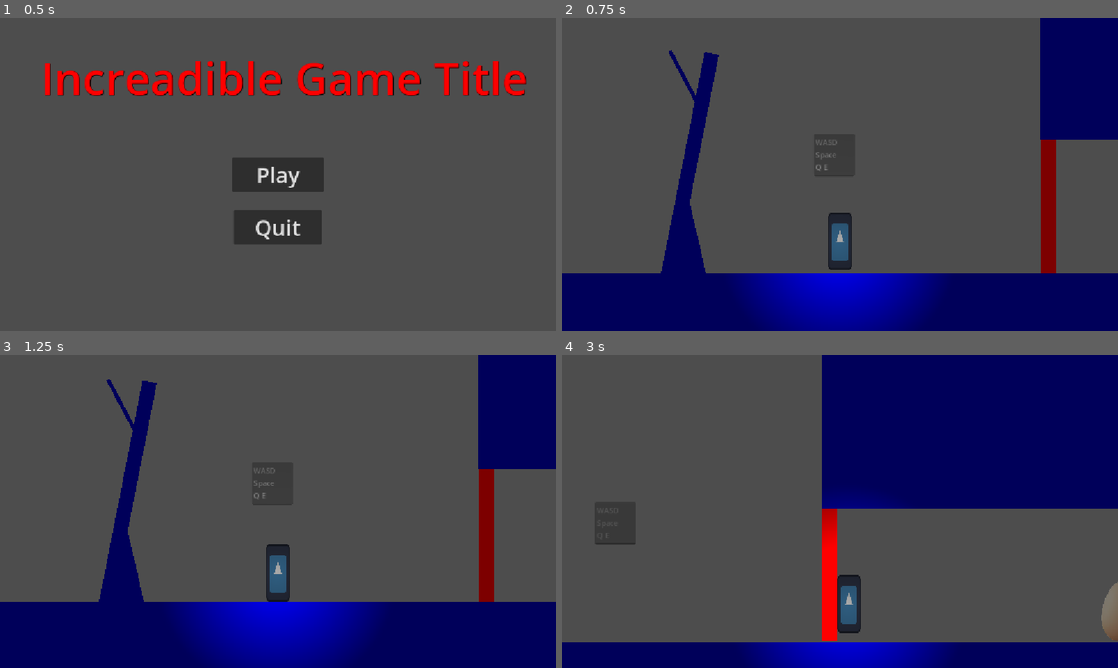
Above: before the commit, frames 1-4 (two rows, left to right).
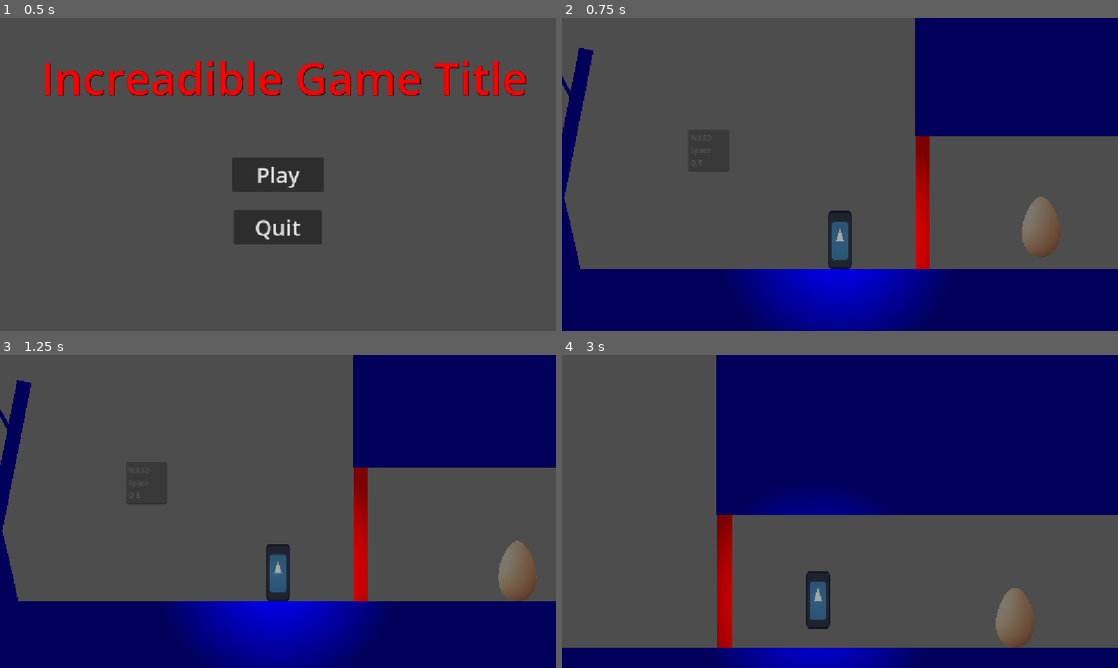
Above: after the commit, the same moments.

Repository: Triopking/Beat-Them-Up
Game: Godot game, scene res://Scenes/menu.tscn
The game is run twice, just before and just after one commit, with the same random seed, the same clock (stepped at 60 frames per second) and the same inputs. The engine's default icon, where the game draws it, is replaced by a stand-in: a white triangle on a blue panel in a dark square.
Inputs:
- Up to frame 1 (0.5 s): no input
- Up to frame 2 (0.75 s): click "Play" at 0.5 s
- Up to frame 3 (1.25 s): no input
- Up to frame 4 (3 s): hold Q (AttackL) 1.28-2.03 s; hold D (Right) 1.28-2.78 s; tap Space (Jump) at 1.52, 2.27 s; tap E (AttackR) at 2.1 s; hold Left (Left) from 2.78 s (still down); hold Shift (Sprint) from 2.78 s (still down)

Frame 1 is identical in both runs. In frame 2, 17% of the frame differs, in the area x 0-100%, y 0-82%; in frame 3, 16%; in frame 4, 19%, in the area x 0-100%, y 0-100%.

Commit message:
Update first_level.tscn

Diff:
--- a/mechanic-gaunlet/Scenes/first_level.tscn
+++ b/mechanic-gaunlet/Scenes/first_level.tscn
@@ -17,7 +17,7 @@
 scale = Vector2(877.875, 2.96875)
 
 [node name="Player" parent="." unique_id=1843922582 instance=ExtResource("2_aqlmp")]
-position = Vector2(543, 561)
+position = Vector2(815, 571)
 
 [node name="TextEdit" type="TextEdit" parent="." unique_id=1490564817]
 offset_left = 486.0
@@ -155,17 +155,35 @@
 position = Vector2(1223, 548)
 
 [node name="1D_Shape" parent="." unique_id=1714603602 instance=ExtResource("3_3qicx")]
-position = Vector2(5717.072, 475.61572)
+position = Vector2(6175.8564, 477.7128)
 rotation = -0.5235988
 scale = Vector2(3.9615173, 1)
 
+[node name="1D_Shape3" parent="." unique_id=1075133307 instance=ExtResource("3_3qicx")]
+position = Vector2(6240.925, 156.52675)
+rotation = -0.5235988
+scale = Vector2(5.3661013, 1)
+
 [node name="1D_Shape2" parent="." unique_id=973582437 instance=ExtResource("3_3qicx")]
-position = Vector2(5761.965, 321.53775)
+position = Vector2(6217, 330.00018)
+rotation = 0.5235988
+scale = Vector2(5.6201262, 1)
+
+[node name="1D_Shape4" parent="." unique_id=1242839848 instance=ExtResource("3_3qicx")]
+position = Vector2(6215, -13.000183)
 rotation = 0.5235988
 scale = Vector2(5.6201262, 1)
 
 [node name="Basic Shape8" parent="." unique_id=1132007953 instance=ExtResource("1_fu4at")]
-position = Vector2(5908.5, 416)
+position = Vector2(6367.2847, 418.09708)
+scale = Vector2(3.0781267, 1)
+
+[node name="Basic Shape9" parent="." unique_id=1951281990 instance=ExtResource("1_fu4at")]
+position = Vector2(5978, 243)
+scale = Vector2(3.0781267, 1)
+
+[node name="Basic Shape10" parent="." unique_id=1122030222 instance=ExtResource("1_fu4at")]
+position = Vector2(6462.9995, 80)
 scale = Vector2(3.0781267, 1)
 
 [node name="StaticBody2D" parent="." unique_id=1452010384 instance=ExtResource("7_m3o2c")]
